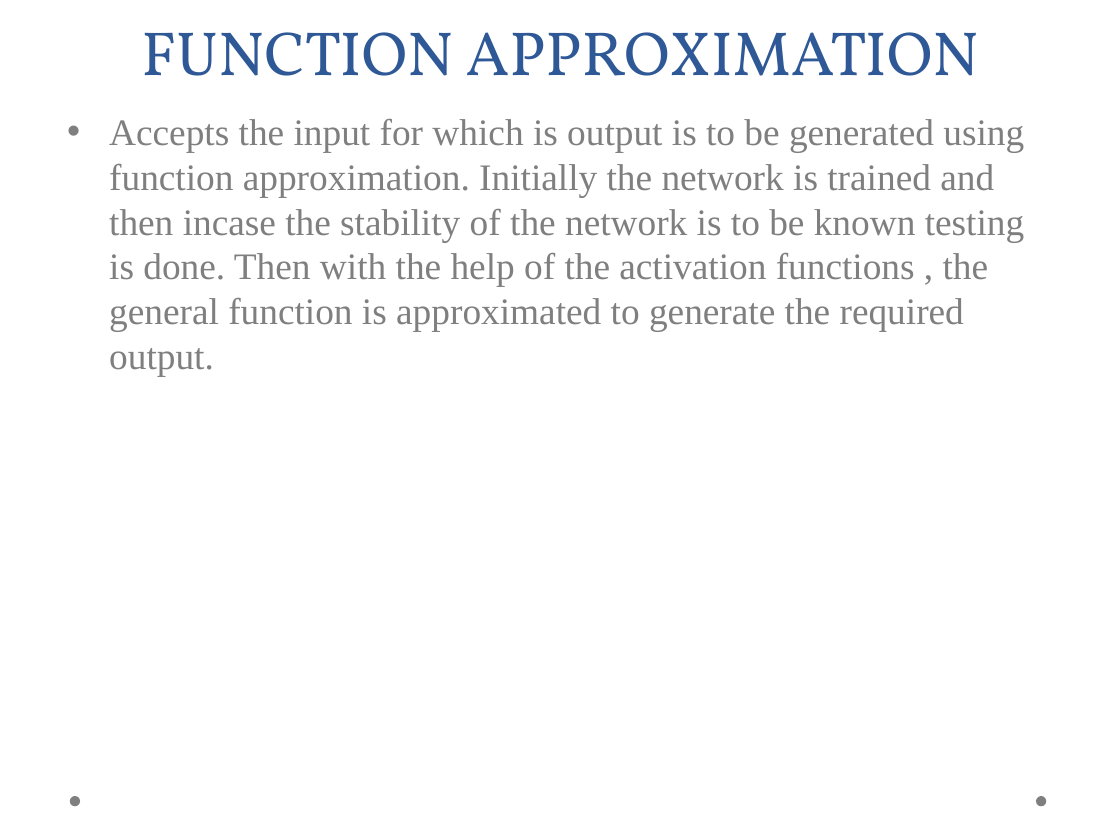
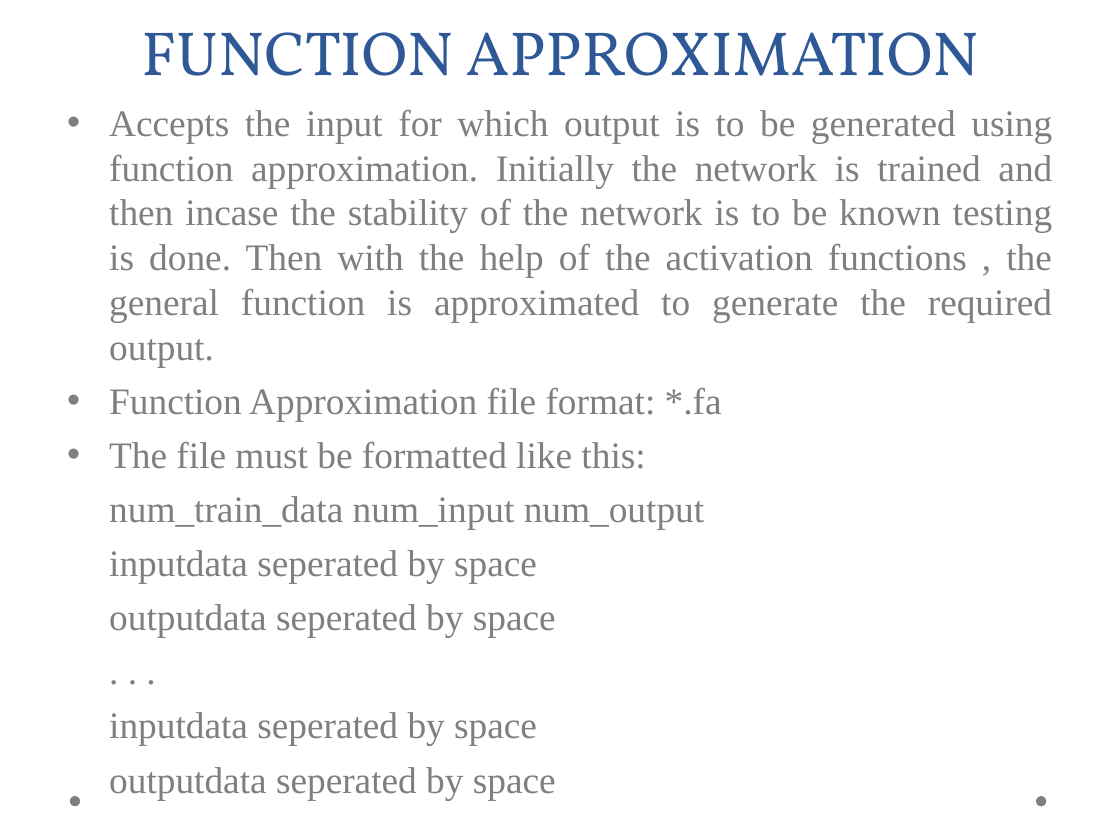
Before and after one commit to psibi/Neuron, a slide deck: slide 10 of slides/neuron.odp. Drawn at 1120x840 pixels with LibreOffice and Linux fonts; fonts in the diff are those of the drawing; background and template pictures are left out. Boxes give left, top, right and bottom in pixels: in the first picture for what was removed or moved away, otherwise in the second. Text is boxed around its words. In the diff, an @@ line names an element or a change of style, - is before the commit and + after.

```diff
--- a/slides/neuron.odp
+++ b/slides/neuron.odp
@@ text at <box>109,110,1052,800</box>: text changed @@
-• Accepts the input for which is output is to be generated using function approximation. Initially the network is trained and then incase the stability of the network is to be known testing is done. Then with the help of the activation functions , the general function is approximated to generate the required output.
+• Accepts the input for which output is to be generated using function approximation. Initially the network is trained and then incase the stability of the network is to be known testing is done. Then with the help of the activation functions , the general function is approximated to generate the required output.
+• Function Approximation file format: *.fa
+• The file must be formatted like this:
+num_train_data num_input num_output
+inputdata seperated by space
+outputdata seperated by space
+. . .
+inputdata seperated by space
+outputdata seperated by space
```
Also in this commit, not shown: 8 other slides changed.
